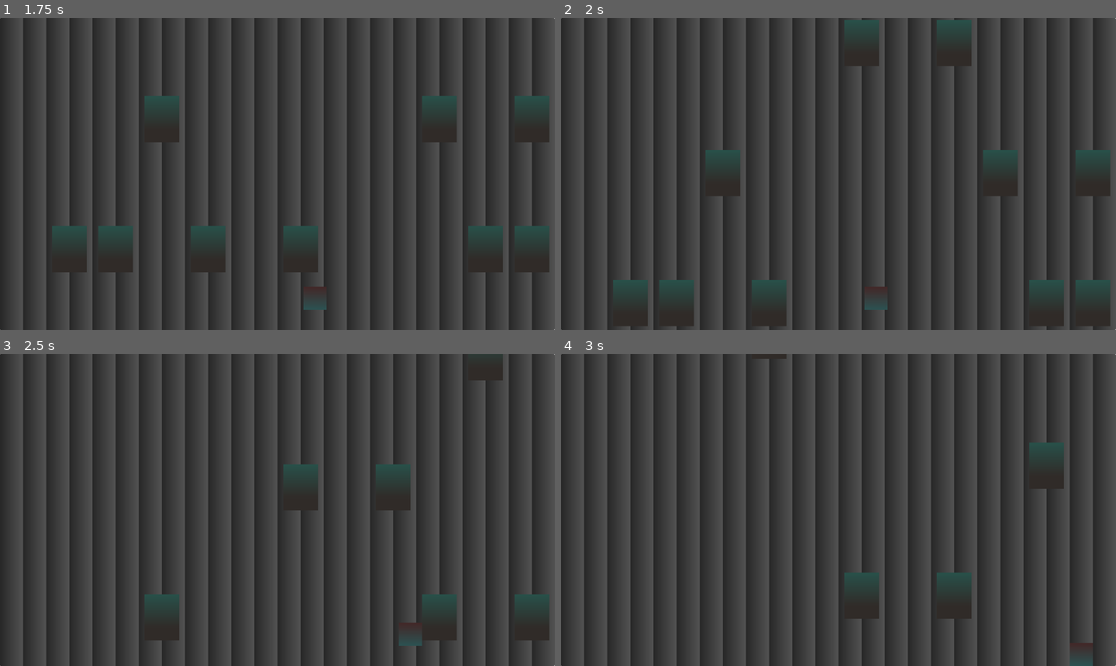
Above: before the commit, frames 1-4 (two rows, left to right).
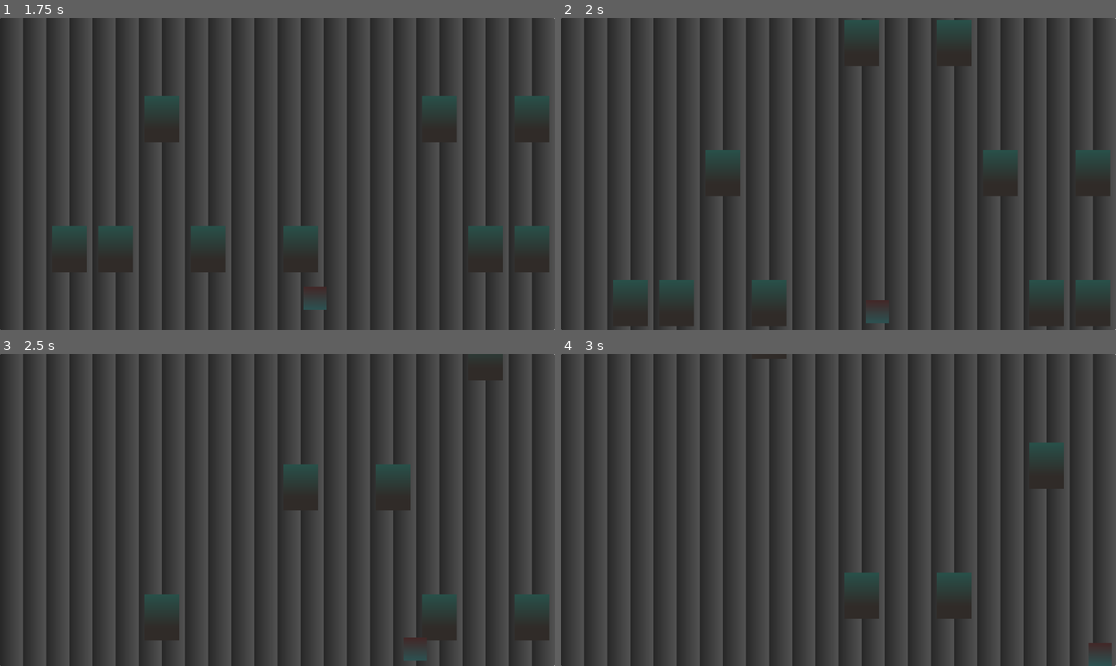
Above: after the commit, the same moments.

Repository: appellatebaton0/siege-9
Game: Godot game, scene res://scenes/main.tscn
Same seed, same stepped clock (60 frames per second), same inputs: the game is played once before the commit and once after it.
Inputs (mouse positions are in pixels of both pictures, inside the frame that each line leads up to):
- Up to frame 1 (1.75 s): click (277, 174) at 0.5 s; click (277, 174) at 1.25 s
- Up to frame 2 (2 s): no input
- Up to frame 3 (2.5 s): tap Enter at 2 s; hold D (Right) from 2.03 s (still down)
- Up to frame 4 (3 s): release D (Right) at 2.78 s; hold S (Down) from 2.78 s (still down)

Frame 1 is identical in both runs. In frame 2, 0.2% of the frame differs, in the area x 54-60%, y 86-98%; in frame 3, 0.2%; in frame 4, less than 0.1%.

Commit message:
v0.7.1 - Knockback
Made getting hit also make you take knockback.

Diff:
--- a/scripts/player.gd
+++ b/scripts/player.gd
@@ -7,6 +7,7 @@
 
 @export var max_health := 3
 @onready var health = max_health
+var knockback:Vector2
 
 func reset() -> void: health = max_health
 func damage(amnt := 1):
@@ -27,4 +28,7 @@
 	velocity.x = move_toward(velocity.x, max_speed * direction.x, acceleration * delta)
 	velocity.y = move_toward(velocity.y, max_speed * direction.y, acceleration * delta)
 
+	velocity += knockback
+	knockback /= 1.2
+
 	move_and_slide()
--- a/scripts/sled.gd
+++ b/scripts/sled.gd
@@ -14,6 +14,7 @@
 	# KYS.
 	if body == player:
 		player.damage()
+		player.knockback = global_position.direction_to(player.global_position) * 35
 
 	speed = 0
 
